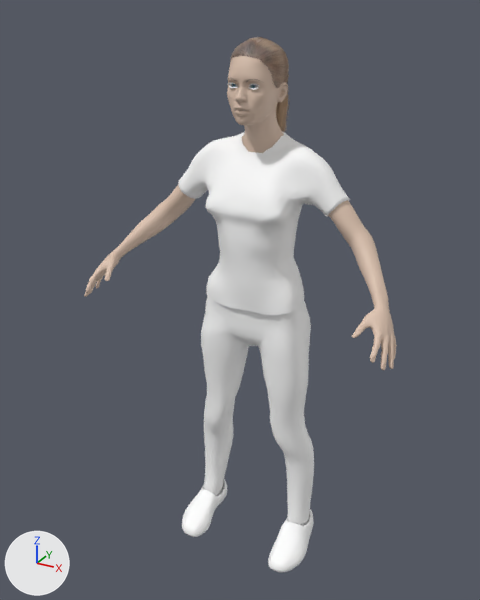
The FBX model mh2Unity/fh2.fbx: old version first, new version second.
The view is the same before and after, from a camera (50 mm lens) standing at (0.852, -1.691, 1.674) and looking at (-0.035, -0.079, 0.868). Arrows for +X, +Y and +Z are at lower left; the lights stay in place. Where no turn or scale is listed for an object, it has been applied to the vertices. Vertices at the same position are counted once.

Names of what the first picture shows: 'female_casualsuit01Mesh', 'fh2Mesh', 'ponytail01Mesh', 'shoes05Mesh'.
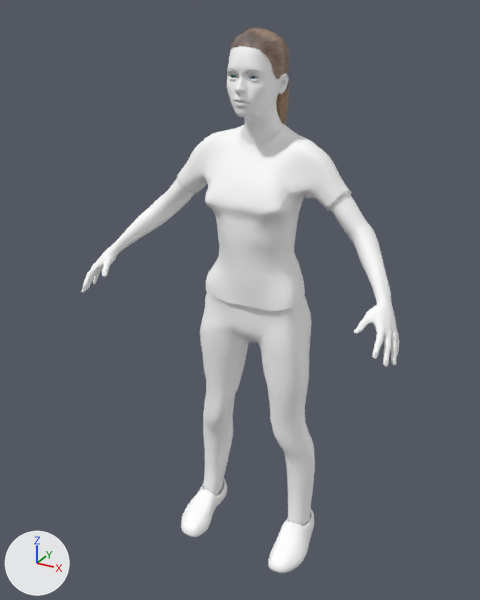
Location of each change, (x1, y1, x2, y2) in pixels of the pictures (480 x 600 px; the box of a moved part takes in the faces that stretch with it):
'female_casualsuit01Mesh', reshaped
    before: (178, 132, 350, 523)
    after: (177, 124, 351, 523)
'fh2Mesh', recoloured, reshaped (beige to white)
    before: (84, 55, 397, 370)
    after: (81, 45, 399, 367)
'ponytail01Mesh', mesh rescaled
    before: (229, 37, 289, 132)
    after: (229, 27, 290, 125)
part 2 of me_female_casualsuit01, moved or reshaped
    before: (178, 132, 350, 315)
    after: (177, 124, 351, 311)
part 3 of me_female_casualsuit01, moved or reshaped
    before: (201, 297, 314, 523)
    after: (200, 292, 315, 523)

What the commit changed:
Material 'fh2' (mat_fh2) changes colour from beige #ddc3b0 to white #ffffff; in linear values from (0.723, 0.544, 0.432) to (1.0, 1.0, 1.0).
me_fh2 has 8550 vertices, 8506 faces and spans x -0.488..0.488, y -0.294..0.046, z 0.854..1.598.
me_fh2 is used by ob_fh2mesh; location (0.0, 0.0, 0.0).
me_fh2 part 4: the whole mesh is multiplied about its middle by the matrix ((1.014, 0.0, 0.0), (0.0, 1.013, 0.002), (0.0, 0.001, 1.013)), then moved by (0.0, -0.002, 0.019).
me_female_casualsuit01 is used by ob_female_casualsuit01mesh; location (0.0, 0.0, 0.0).
me_female_casualsuit01 had 2197 vertices, 2118 faces and spanned x -0.27..0.267, y -0.149..0.084, z 0.08..1.364.
me_female_casualsuit01 now has 2197 vertices, 2118 faces and spans x -0.273..0.27, y -0.15..0.085, z 0.081..1.385.
me_female_casualsuit01 part 2: the loose piece of 1311 vertices spanning x -0.27..0.267, y -0.149..0.083, z 0.857..1.364 is scaled about its middle by 1.01, then moved by (0.0, 0.0, 0.018).
me_female_casualsuit01 part 3: 886 of 2197 vertices moved; they spanned x -0.204..0.204, y -0.122..0.084, z 0.08..0.894 and now span x -0.206..0.206, y -0.123..0.085, z 0.081..0.909; mean shift (0.0, 0.0, 0.009); largest move (-0.08, 0.053, 0.893) -> (-0.081, 0.054, 0.908).
me_ponytail01 has 3678 vertices, 2672 faces and spans x -0.075..0.073, y -0.124..0.118, z 1.249..1.605.
me_ponytail01 is used by ob_ponytail01mesh; location (0.0, 0.0, 0.0).
me_ponytail01 part 1: the whole mesh is scaled about its middle by 1.01, then moved by (0.0, 0.0, 0.021).
